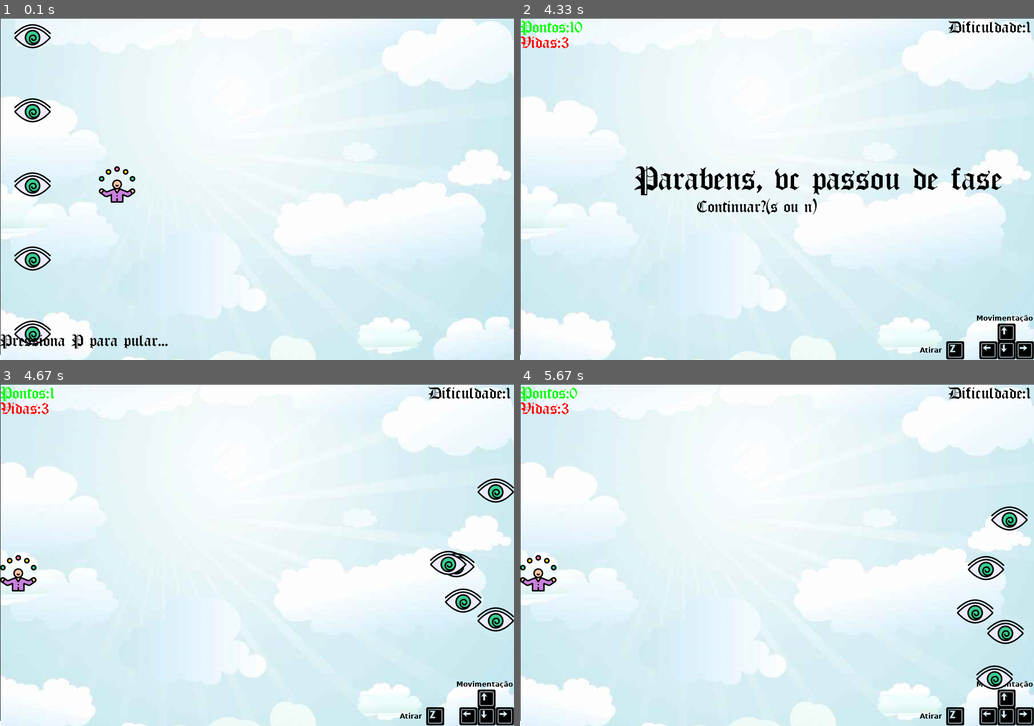
Above: before the commit, frames 1-4 (two rows, left to right).
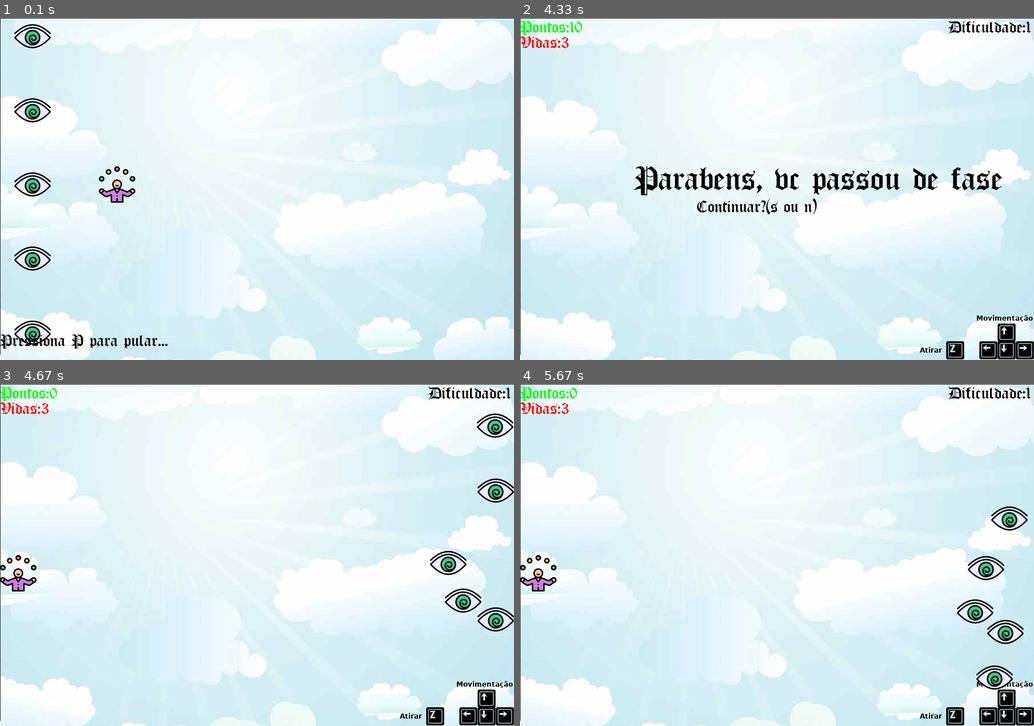
Above: after the commit, the same moments.

Repository: CiceroWesley/projeto-pygame
Game: pygame game, started from main.py
Same seed, same stepped clock (60 frames per second), same inputs: the game is played once before the commit and once after it.
Inputs:
- Up to frame 1 (0.1 s): no input
- Up to frame 2 (4.33 s): tap P at 0.33 s; tap F at 0.67, 1.4, 1.7, 2.23, 3.07, 3.37 s; tap S at 1, 1.83 s; hold Right 1.33-1.8 s; hold Up 2.17-2.47 s; hold S 3-3.53 s; hold Left 3-3.53 s; tap Z at 3.15 s
- Up to frame 3 (4.67 s): tap S at 4.47 s
- Up to frame 4 (5.67 s): hold Left 4.8-5.2 s; tap F at 4.87, 5.17 s; tap S at 5.63 s

Frames 1-2 are identical in both runs. In frame 3, 0.4% of the frame differs, in the area x 9-100%, y 1-57%; in frame 4, nothing differs.

Commit message:
main.py
Atualização

Diff:
--- a/main.py
+++ b/main.py
@@ -163,7 +163,7 @@
         pularanimacao = fonte.render('Pressiona P para pular...', True, (0,0,0))
 
         #print 'Pressiona P para pular...'
-        if playerX > 50 and playerX < 1000:  #(50 é maior q 150)
+        if playerX > 50 and playerX < 1000:
             tela.blit(pularanimacao,(0,550))
 
         #print nome do jogo
@@ -188,7 +188,7 @@
                 pygame.quit()
                 sys.exit()
 
-            if evento.type == pygame.KEYDOWN:
+            if evento.type == pygame.KEYDOWN and vidas > 0 and pontos < 10:
                 #teclas para jogador se mover
                 if evento.key == pygame.K_LEFT:
                     jogadorXmuda = -5
@@ -215,9 +215,10 @@
                 #tecla h para inimigos pararem de atirar e suas balas não tem efeito
                 if evento.key == pygame.K_h:
                     inimigoATV= False
+            if evento.type == pygame.KEYDOWN and (vidas==0 or pontos>=10):
 
                 #tecla s para jogar de novo (codigo para reiniciar o jogo)
-                if evento.key == pygame.K_s and (vidas==0 or pontos>=10):
+                if evento.key == pygame.K_s:
                     vidas=3
                     pontos=0
                     jogadorX=0
@@ -229,7 +230,7 @@
                         inimigoY[j] = randint(0,536)
 
                 #tecla n para sair quando jogo acabar
-                if evento.key == pygame.K_n and (vidas==0 or pontos>=10):
+                if evento.key == pygame.K_n:
                     pygame.quit()
                     sys.exit()
             if evento.type== pygame.KEYUP:
@@ -342,13 +343,10 @@
 
         #fim de jogo
 
-        #erro achado #melhor elaborar o codigo para quando "acaba o jogo", pois o jogador ainda pode atirar e marcar pontos
 
         #ganhou
         if pontos >= 10:
             passoudefase()
-
-            #aqui o "erro"
             for k in range(inimigos):
                 inimigoX[k]=3000
                 inimigoY[k]=3000
@@ -359,8 +357,6 @@
         #perdeu
         elif vidas == 0:
             gameover()
-
-            #aqui o "erro"
             for k in range(inimigos):
                 inimigoX[k]=3000
                 inimigoY[k]=3000
